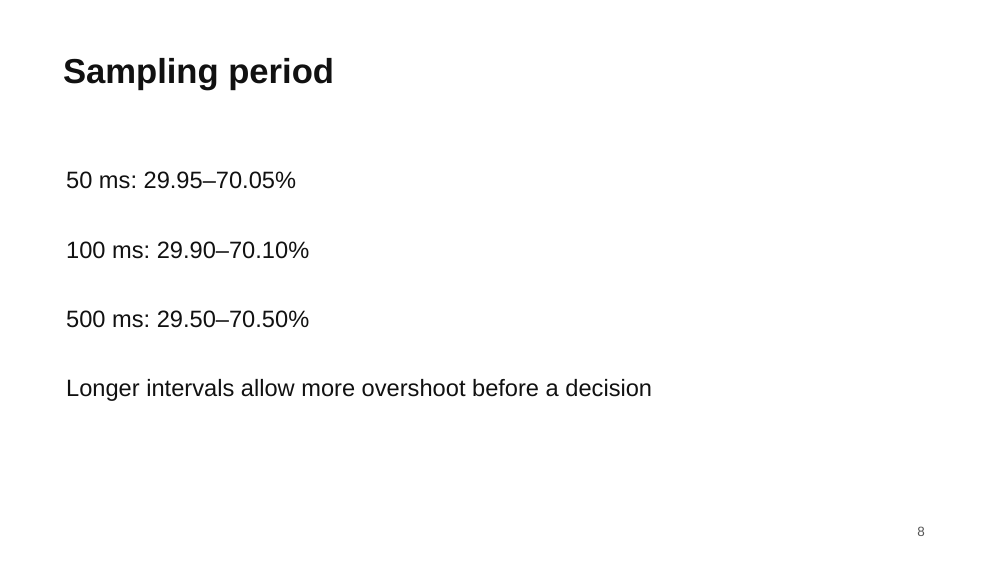
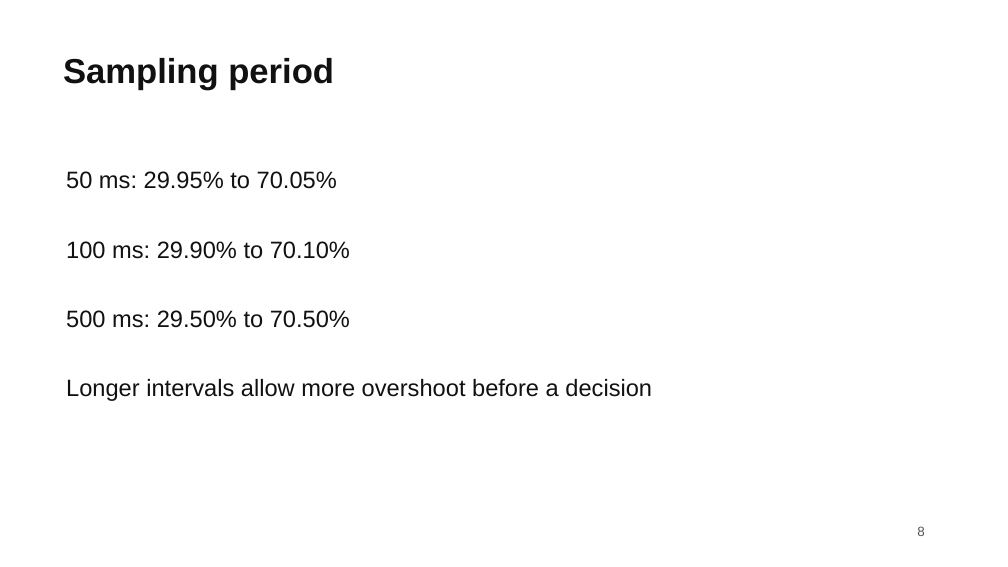
Before and after one commit to grandAdmiralThrawn777/3240BigProject, a slide deck: slide 8 of submissions/2026-12-final-presentation/Final_Presentation_Finley_Burns.pptx. Drawn at 1008x567 pixels with LibreOffice and Linux fonts; fonts in the diff are those of the drawing. Boxes give left, top, right and bottom in pixels: in the first picture for what was removed or moved away, otherwise in the second. Text is boxed around its words. In the diff, an @@ line names an element or a change of style, - is before the commit and + after.

```diff
--- a/submissions/2026-12-final-presentation/Final_Presentation_Finley_Burns.pptx
+++ b/submissions/2026-12-final-presentation/Final_Presentation_Finley_Burns.pptx
@@ text at (x1=66, y1=171, x2=337, y2=189): text changed @@
-50 ms: 29.95–70.05%
+50 ms: 29.95% to 70.05%
@@ text at (x1=66, y1=241, x2=350, y2=259): text changed @@
-100 ms: 29.90–70.10%
+100 ms: 29.90% to 70.10%
@@ text at (x1=66, y1=310, x2=350, y2=328): text changed @@
-500 ms: 29.50–70.50%
+500 ms: 29.50% to 70.50%
```
Also in this commit, not shown: 1 other slide changed, 21 other files.
